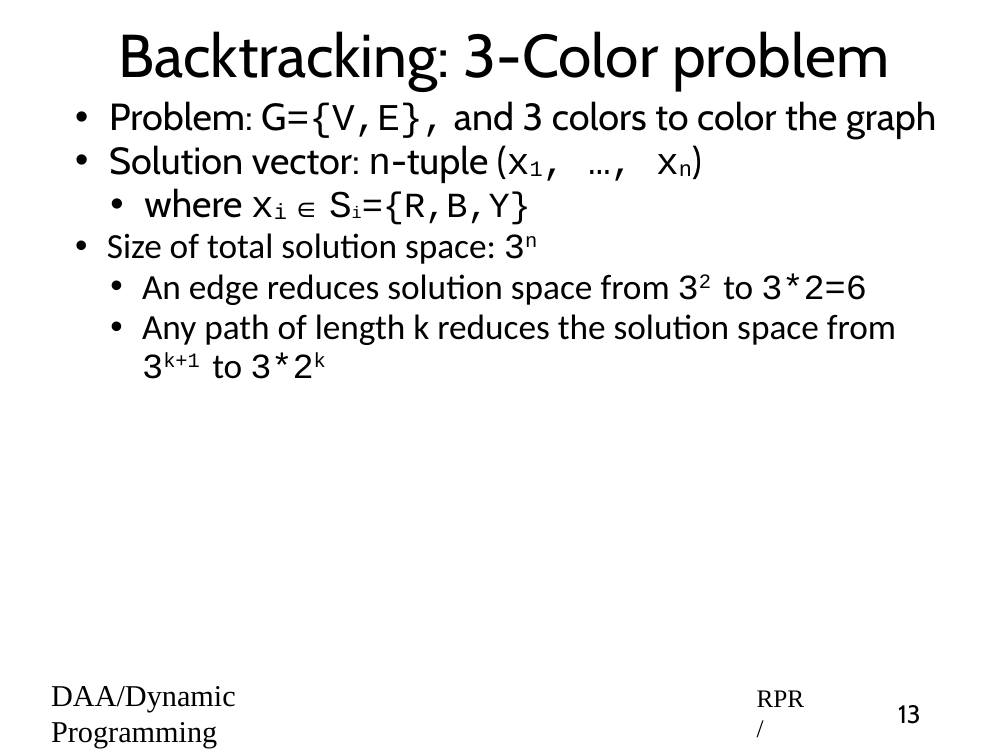
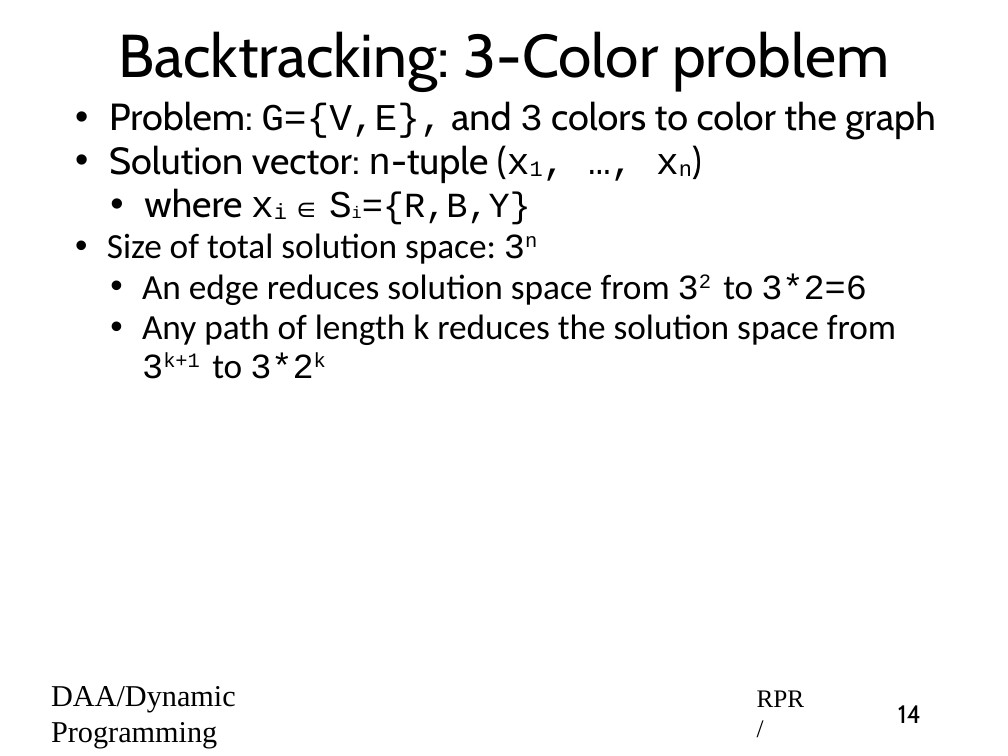
Before and after one commit to rprustagi/2019-17CS43-DAA, a slide deck: slide 14 of Slides-RPR/2019-H1-DAA-L41-BackTrack-Intro.pptx (slide 13 before the commit). Drawn at 1008x756 pixels with LibreOffice and Linux fonts; fonts in the diff are those of the drawing. Boxes give left, top, right and bottom in pixels: in the first picture for what was removed or moved away, otherwise in the second. Text is boxed around its words. In the diff, an @@ line names an element or a change of style, - is before the commit and + after.

```diff
--- a/Slides-RPR/2019-H1-DAA-L41-BackTrack-Intro.pptx
+++ b/Slides-RPR/2019-H1-DAA-L41-BackTrack-Intro.pptx
@@ text at bbox=[109, 101, 935, 139]: font Cabin to Courier New in "G={V,E}, 3" @@
@@ page number at bbox=[898, 705, 921, 723]: text changed @@
-13
+14
```
Also in this commit, not shown: 2 other slides changed, 1 slide added, 2 other files.
